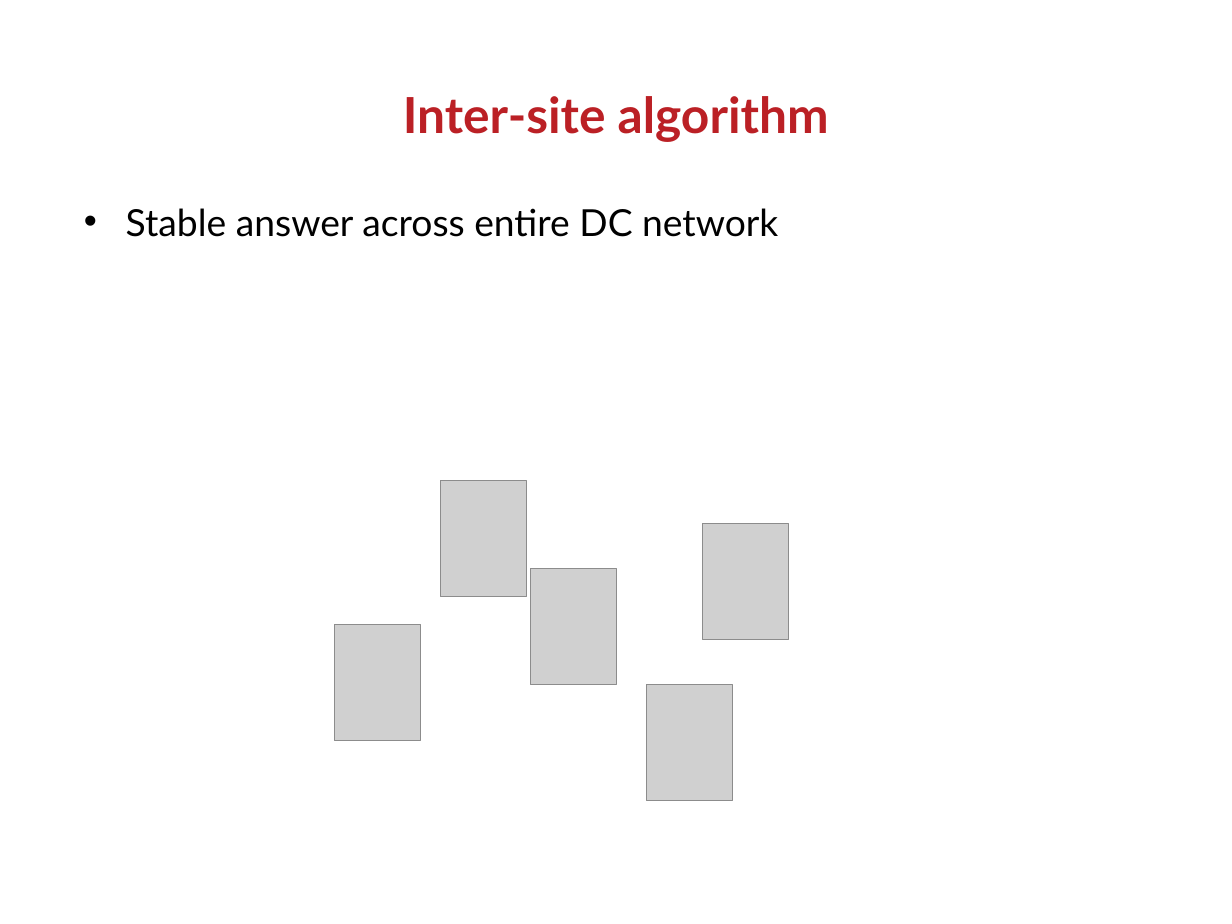
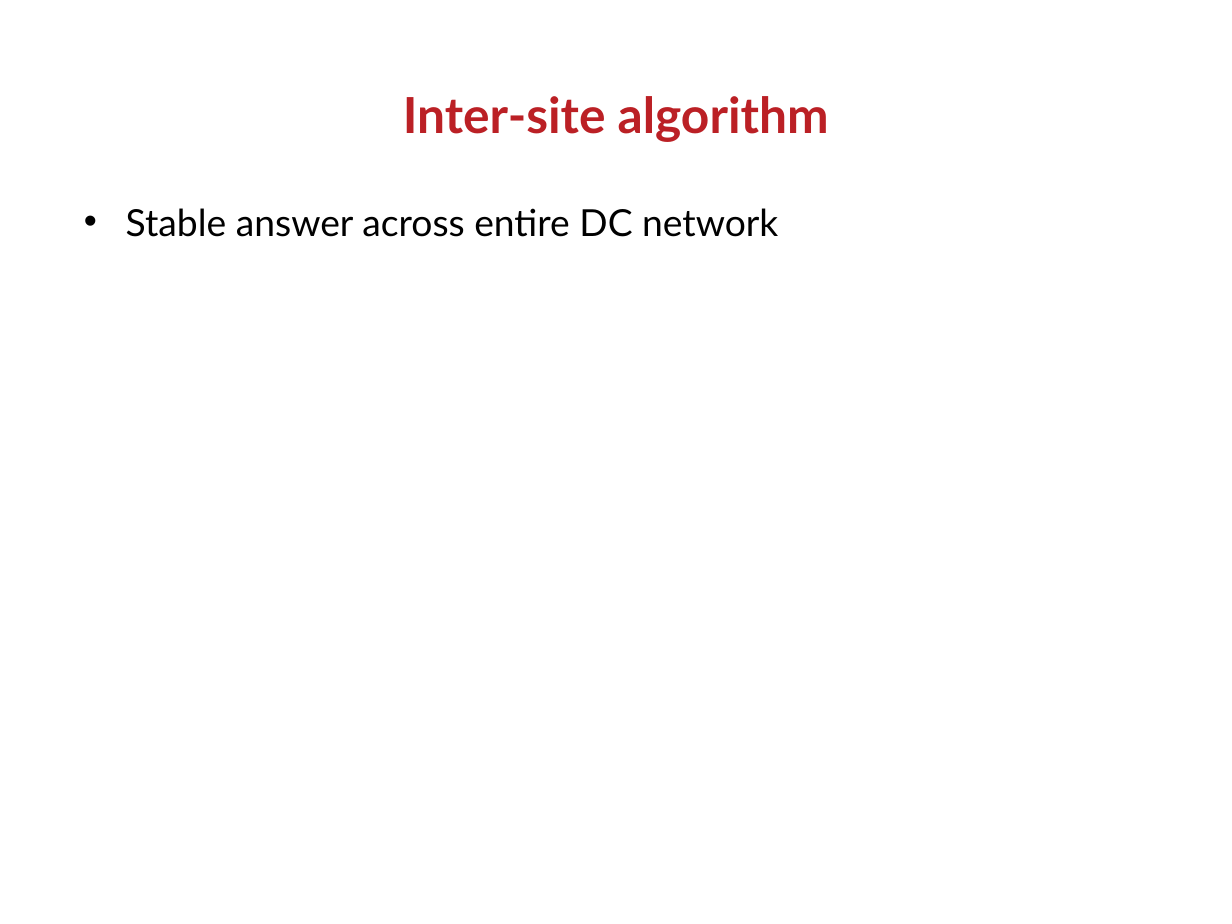
Before and after one commit to GSam/Slides, a slide deck: slide 10 of Samba KCC.odp (slide 7 before the commit). Drawn at 1232x924 pixels with LibreOffice and Linux fonts; fonts in the diff are those of the drawing; grey boxes stand for pictures; background and template pictures are left out. Boxes give left, top, right and bottom in pixels: in the first picture for what was removed or moved away, otherwise in the second. Text is boxed around its words. In the diff, an @@ line names an element or a change of style, - is before the commit and + after.

```diff
--- a/Samba KCC.odp
+++ b/Samba KCC.odp
@@ picture removed at box(440, 481, 527, 597) @@
@@ picture removed at box(702, 523, 788, 639) @@
@@ picture removed at box(531, 569, 617, 685) @@
@@ picture removed at box(334, 625, 420, 741) @@
@@ picture removed at box(646, 685, 732, 802) @@
```
Also in this commit, not shown: 5 other slides changed, 5 slides added.
